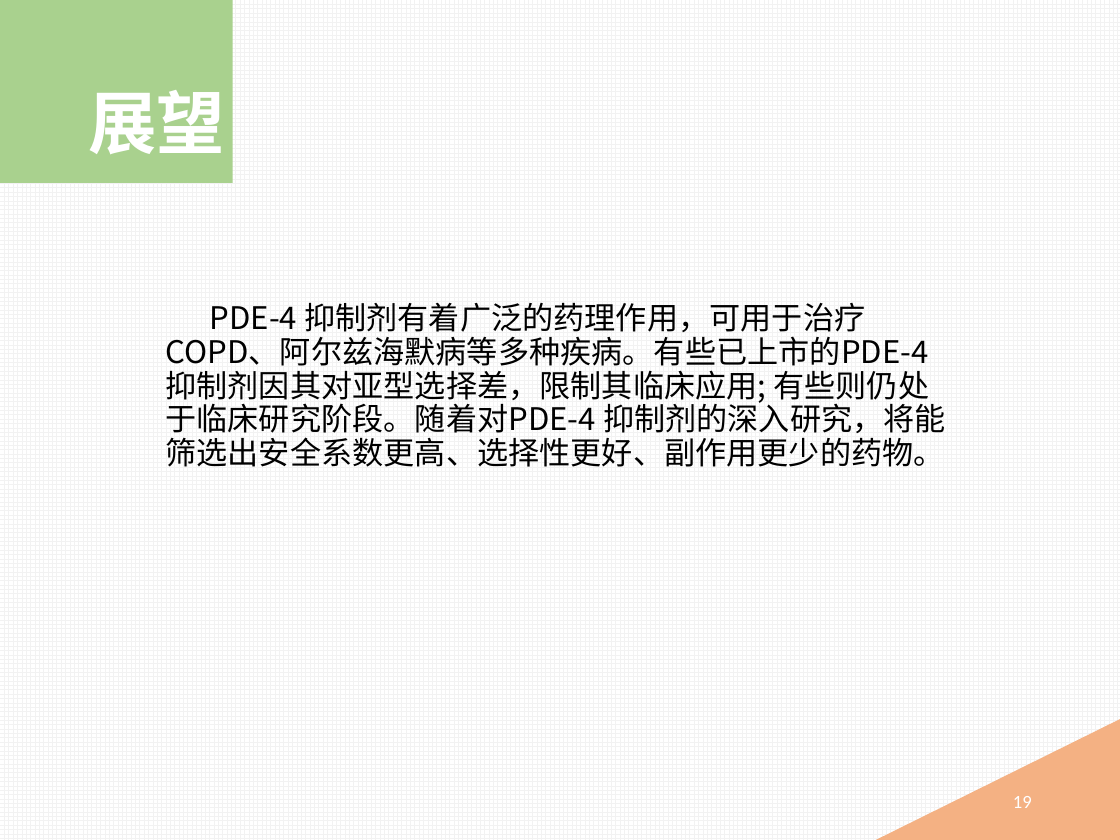
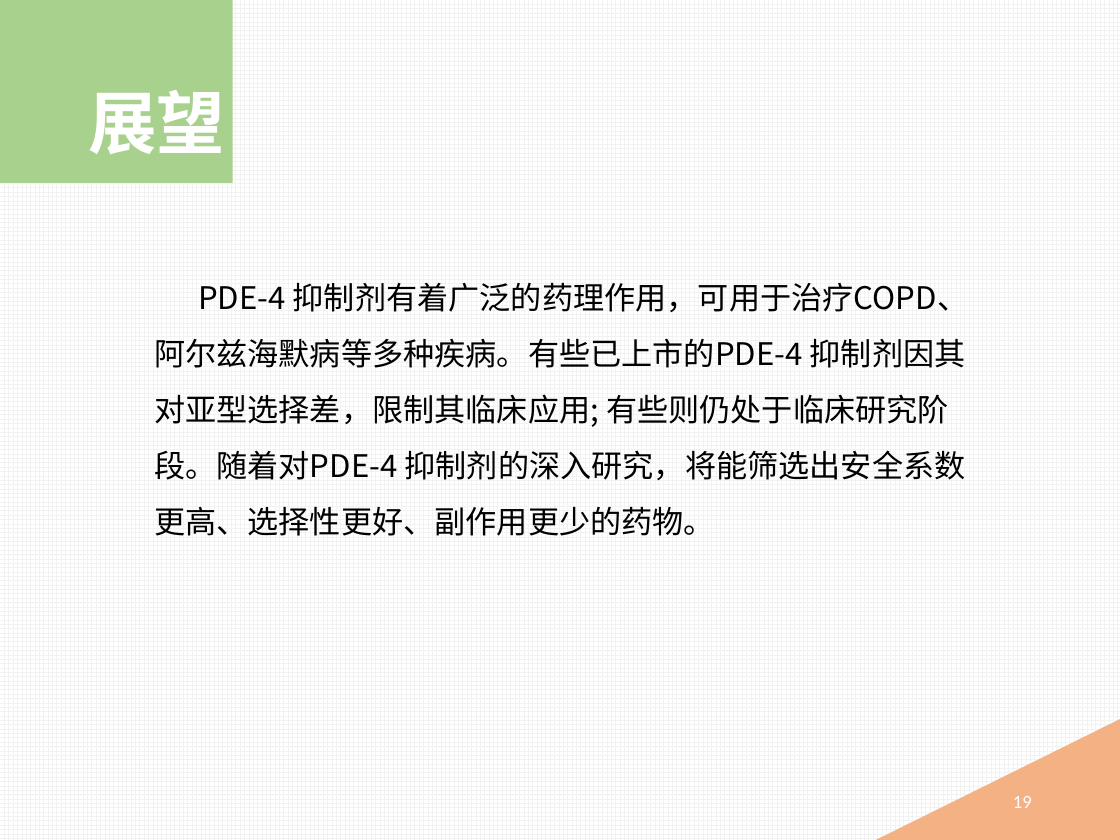
Before and after one commit to mingyong/Project-PDE, a slide deck: slide 19 of 磷酸二酯酶抑制剂.pptx. Drawn at 1120x840 pixels with LibreOffice and Linux fonts; fonts in the diff are those of the drawing. Boxes give left, top, right and bottom in pixels: in the first picture for what was removed or moved away, otherwise in the second. Text is boxed around its words. In the diff, an @@ line names an element or a change of style, - is before the commit and + after.

Commit message:
重新修改了格式，新增了药物的图片，加入了结束语，准备发布。

```diff
--- a/磷酸二酯酶抑制剂.pptx
+++ b/磷酸二酯酶抑制剂.pptx
@@ text "PDE-4 抑制剂有着广泛的药理作用，可用于治疗COPD、阿尔兹海默病等多种疾病。有些已上市的PDE-4 抑制剂因其对亚 ...": place and size @@
-text "PDE-4 抑制剂有着广泛的药理作用，可用于治疗COPD、阿尔兹海默病等多种疾病。有些已上市的PDE-4 抑制剂因其对亚 ..." at [166, 303, 946, 467]
+text "PDE-4 抑制剂有着广泛的药理作用，可用于治疗COPD、阿尔兹海默病等多种疾病。有些已上市的PDE-4 抑制剂因其对亚 ..." at [154, 283, 968, 536]
@@ text "PDE-4 抑制剂有着广泛的药理作用，可用于治疗COPD、阿尔兹海默病等多种疾病。有些已上市的PDE-4 抑制剂因其对亚 ..." at [154, 283, 968, 536]: line spacing 0.9 to 1.5 @@
```
Also in this commit, not shown: 10 other slides changed, 1 slide added.
